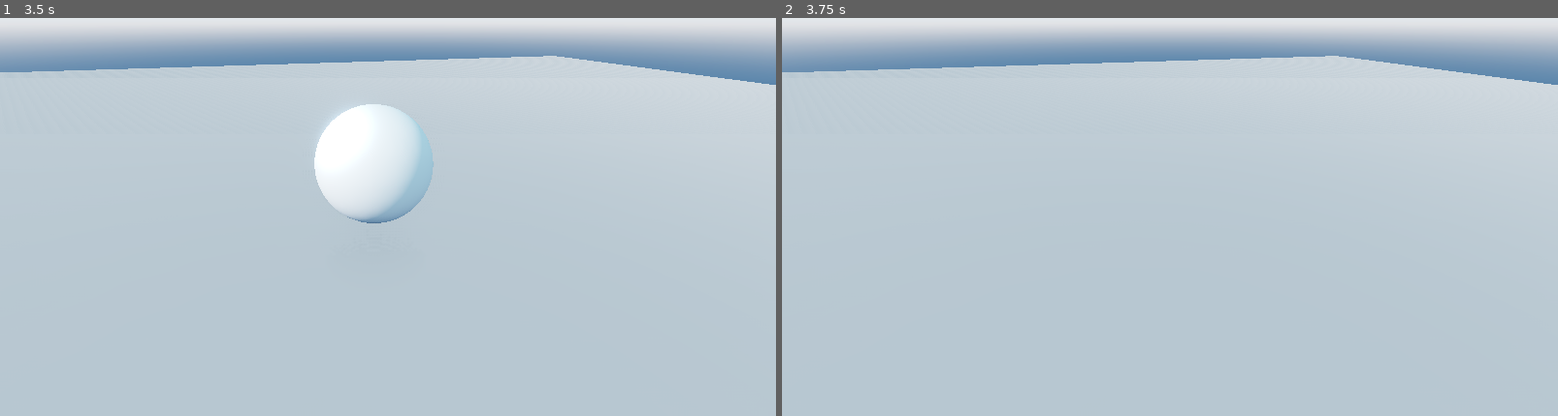
Above: before the commit, frames 1-2 (left to right).
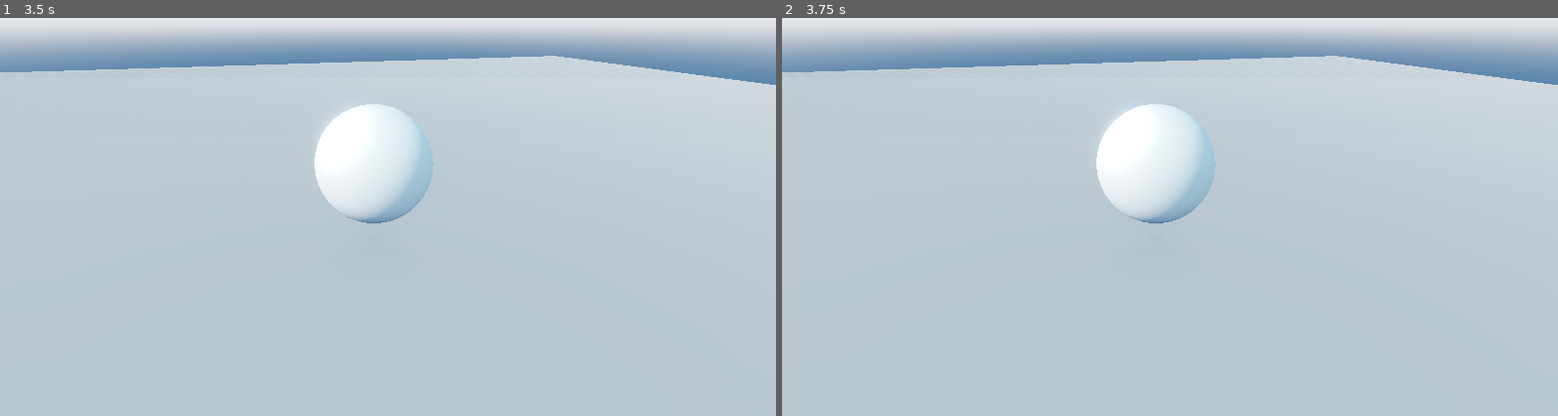
Above: after the commit, the same moments.

Repository: gdquest-demos/godot-shaders
Game: Godot game, scene res://Demos/Dissolve3DDemo.tscn
Two runs of this game, one before a commit and one after it. Both use one fixed random seed, a clock stepped at 60 frames per second and the inputs below. The project has no main scene, so this scene is started directly.
Inputs:
- Up to frame 1 (3.5 s): tap Enter (ui_accept) at 0.5, 1.35, 1.52, 1.82, 2, 2.85, 3.02, 3.32 s; hold Enter (ui_accept) 0.53-1.28 s; hold Enter (ui_accept) 2.03-2.78 s
- Up to frame 2 (3.75 s): tap Enter (ui_accept) at 3.5 s; hold Enter (ui_accept) from 3.53 s (still down)

Frame 1 is identical in both runs. In frame 2, 3.0% of the frame differs, in the area x 40-56%, y 21-52%.

Commit message:
Make sphere dissolve animation play with ui_accept, ease in

Diff:
--- a/godot/Demos/Dissolve3D/DissolvingSphere.gd
+++ b/godot/Demos/Dissolve3D/DissolvingSphere.gd
@@ -5,13 +5,25 @@
 
 
 func _ready() -> void:
+	material.set_shader_param("dissolve_amount", 0.0)
+
+
+func _unhandled_input(event: InputEvent) -> void:
+	if event.is_action_pressed("ui_accept"):
+		dissolve()
+
+
+func dissolve():
+	visible = true
 	tween.interpolate_method(
-		self, "on_dissolve_param", 0, 1, 3.5, Tween.TRANS_LINEAR, Tween.EASE_IN_OUT
+		self, "animate_dissolve", 0, 1, 3.5, Tween.TRANS_LINEAR, Tween.EASE_IN_OUT
 	)
 	tween.start()
-	yield(tween, "tween_all_completed")
-	visible = false
 
 
-func on_dissolve_param(value: float) -> void:
-	material.set_shader_param("dissolve_amount", value)
+func animate_dissolve(progress: float) -> void:
+	material.set_shader_param("dissolve_amount", ease(progress, 0.4))
+
+
+func _on_Tween_tween_all_completed() -> void:
+	visible = false
